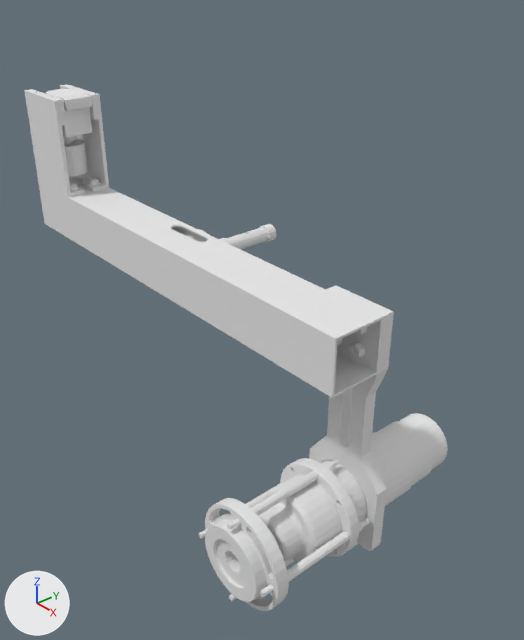
Two versions of the Blender file collada/raw_data/bogie/boggie_right_link.blend, one commit apart.
The view is the same before and after, from a camera (50 mm lens) standing at (0.529, -0.466, 0.279) and looking at (0.064, -0.067, -0.053). Every picture has the same lights, and +X, +Y and +Z are marked at lower left.

Objects in the first picture: 'Bogie Right Link'.
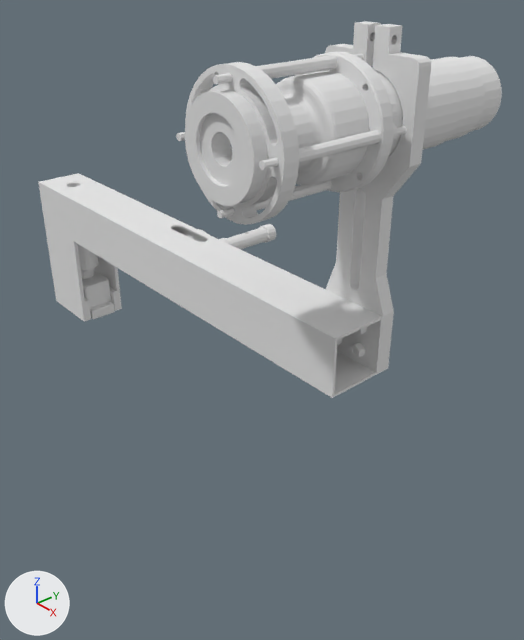
The newer file is also turned or shifted as a whole; pictures and numbers use the older file's frame.

Diff of the bpy script that builds the scene:
```diff
--- a/collada/raw_data/bogie/boggie_right_link.blend.py
+++ b/collada/raw_data/bogie/boggie_right_link.blend.py
@@ me_bogie_right_link @@
 # used by ob_bogie_right_link; location = (0.0, 0.0, 0.0)
-me_bogie_right_link.from_pydata(...)  # 7224 vertices, 14868 faces; spans x -0.237..0.244, y -0.215..0.03, z -0.223..0.125
+me_bogie_right_link.from_pydata(...)  # 7224 vertices, 14868 faces; spans x -0.237..0.244, y -0.215..0.03, z -0.125..0.223
+# me_bogie_right_link part 1: the loose piece of 343 vertices spanning x -0.216..-0.164, y -0.131..-0.099, z 0.079..0.125 is turned -180 degrees about the x axis through its middle, then moved by (0.0, 0.0, -0.205)
+# me_bogie_right_link part 2: the loose piece of 176 vertices spanning x -0.212..-0.192, y -0.125..-0.105, z 0.062..0.08 is turned -180 degrees about the x axis through its middle, then moved by (0.0, 0.0, -0.142)
+# me_bogie_right_link part 3: the loose piece of 140 vertices spanning x -0.22..-0.184, y -0.132..-0.098, z 0.04..0.072 is turned -180 degrees about the x axis through its middle, then moved by (0.0, 0.0, -0.112)
+# me_bogie_right_link part 4: the loose piece of 72 vertices spanning x -0.182..-0.172, y -0.106..-0.098, z 0.014..0.034 is turned 180 degrees about the x axis through its middle, then moved by (0.0, 0.0, -0.048)
+# me_bogie_right_link part 5: the loose piece of 72 vertices spanning x -0.182..-0.172, y -0.132..-0.124, z 0.014..0.034 is turned -180 degrees about the x axis through its middle, then moved by (0.0, 0.0, -0.048)
+# me_bogie_right_link part 6: the loose piece of 1034 vertices spanning x 0.154..0.242, y -0.178..0.004, z -0.209..-0.121 is turned -180 degrees about the y axis through its middle, then moved by (0.0, 0.0, 0.33)
+# me_bogie_right_link part 7: the loose piece of 110 vertices spanning x 0.171..0.225, y 0.004..0.03, z -0.192..-0.138 is turned 180 degrees about the y axis through its middle, then moved by (0.0, 0.0, 0.33)
+# me_bogie_right_link part 8: the loose piece of 588 vertices spanning x 0.152..0.244, y -0.215..-0.194, z -0.211..-0.119 is turned 180 degrees about the y axis through its middle, then moved by (0.0, 0.0, 0.33)
+# me_bogie_right_link part 9: the loose piece of 52 vertices spanning x 0.155..0.163, y -0.215..-0.097, z -0.169..-0.161 is turned -180 degrees about the y axis through its middle, then moved by (0.0, 0.0, 0.33)
+# me_bogie_right_link part 10: the loose piece of 52 vertices spanning x 0.194..0.202, y -0.215..-0.097, z -0.13..-0.122 is turned 180 degrees about the y axis through its middle, then moved by (0.0, 0.0, 0.33)
+# me_bogie_right_link part 11: the loose piece of 52 vertices spanning x 0.233..0.241, y -0.215..-0.097, z -0.169..-0.161 is turned 180 degrees about the y axis through its middle, then moved by (0.0, 0.0, 0.33)
+# me_bogie_right_link part 12: the loose piece of 52 vertices spanning x 0.194..0.202, y -0.215..-0.097, z -0.208..-0.2 is turned 180 degrees about the y axis through its middle, then moved by (0.0, 0.0, 0.33)
+# me_bogie_right_link part 13: 4 vertices moved within x -0.208..-0.196, y -0.125..-0.105, z -0.025..0.02; 441 vertices removed from x -0.237..-0.151, y -0.14..-0.09, z -0.025..0.125; 441 vertices added at x -0.237..-0.151, y -0.14..-0.09, z -0.125..0.025
+# me_bogie_right_link part 14: 170 vertices removed from x 0.157..0.238, y -0.09..-0.078, z -0.223..-0.035; 170 vertices added at x 0.157..0.238, y -0.09..-0.078, z 0.035..0.223
 me_bogie_right_link.materials.append(mat_material_001)
```

Changed parts and their boxes (x1, y1, x2, y2) in the pictures (524 x 640 px; the box of a moved part takes in the faces that stretch with it):
'Bogie Right Link', reshaped (10% wider, 28% shorter): before (25, 84, 448, 611); after (38, 21, 502, 398)
part 1 of me_bogie_right_link, moved or reshaped: before (46, 89, 92, 137); after (81, 270, 115, 319)
part 2 of me_bogie_right_link, moved or reshaped: before (64, 135, 77, 144); after (81, 269, 93, 275)
part 3 of me_bogie_right_link, moved or reshaped: before (64, 139, 88, 176); after (78, 245, 99, 271)
part 4 of me_bogie_right_link, moved or reshaped (not visible afterwards): before (90, 178, 99, 184)
part 5 of me_bogie_right_link, moved or reshaped (not visible afterwards): before (70, 183, 77, 189)
part 6 of me_bogie_right_link, moved or reshaped: before (258, 421, 433, 562); after (276, 52, 485, 192)
part 7 of me_bogie_right_link, moved or reshaped: before (400, 413, 448, 469); after (461, 56, 502, 131)
part 8 of me_bogie_right_link, moved or reshaped: before (205, 498, 289, 611); after (185, 62, 299, 225)
part 9 of me_bogie_right_link, moved or reshaped: before (199, 483, 281, 539); after (176, 132, 185, 141)
part 10 of me_bogie_right_link, moved or reshaped: before (227, 459, 339, 530); after (213, 54, 365, 84)
part 11 of me_bogie_right_link, moved or reshaped: before (260, 518, 370, 597); after (259, 126, 407, 170)
part 12 of me_bogie_right_link, moved or reshaped: before (229, 558, 295, 601); after (217, 180, 332, 219)
part 13 of me_bogie_right_link, moved or reshaped: before (25, 84, 334, 338); after (40, 173, 375, 372)
part 14 of me_bogie_right_link, moved or reshaped: before (309, 369, 388, 551); after (325, 21, 431, 316)
